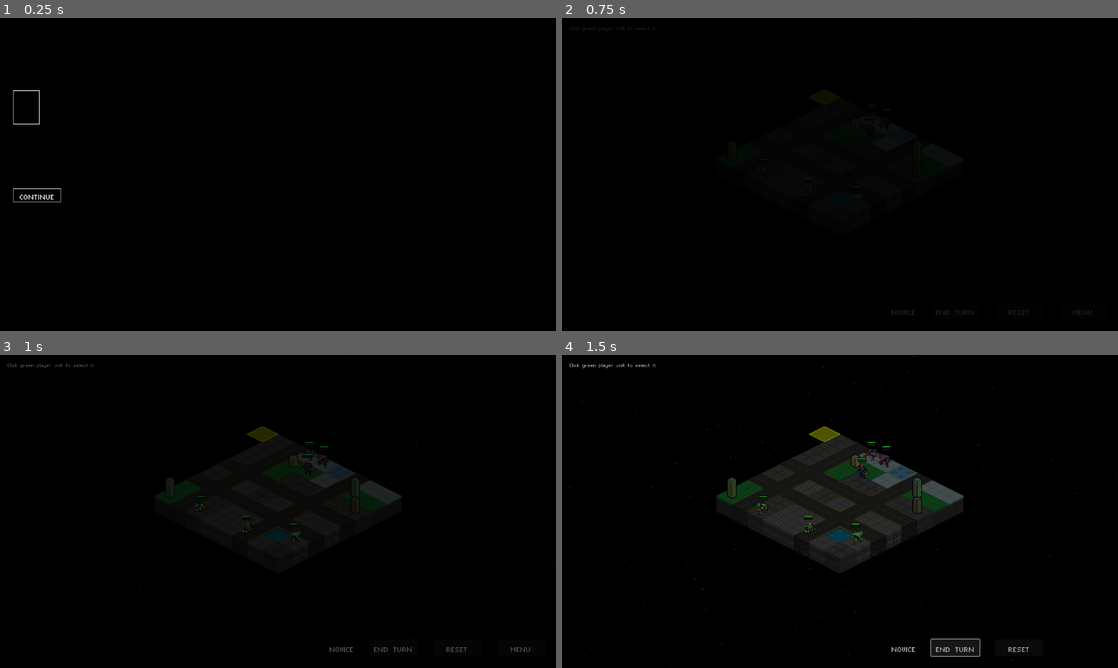
Above: before the commit, frames 1-4 (two rows, left to right).
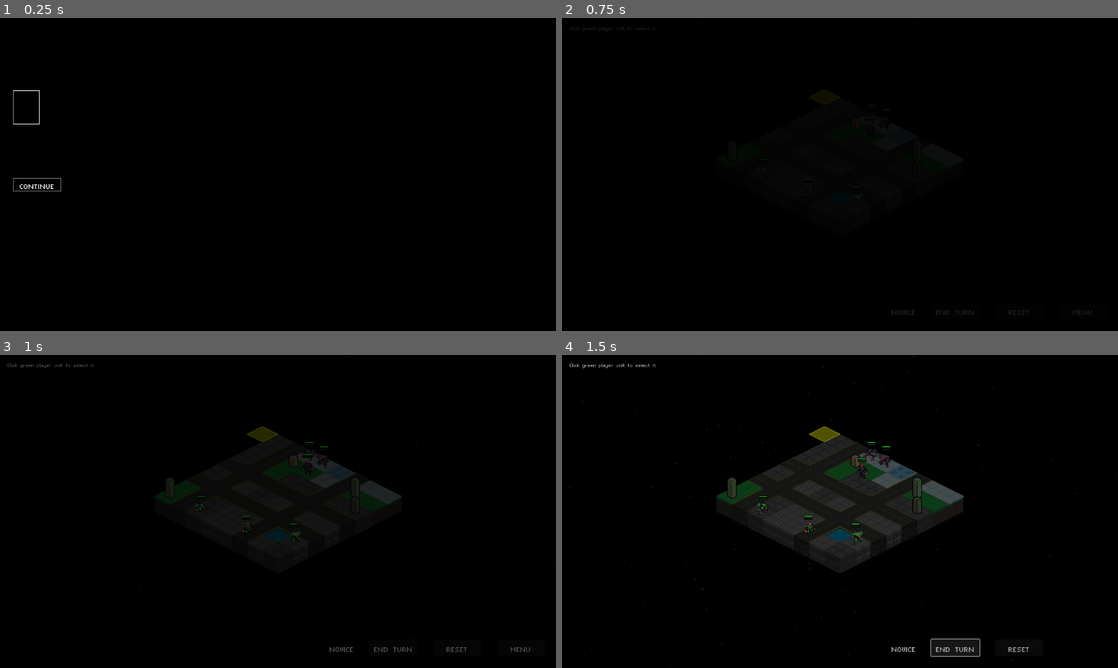
Above: after the commit, the same moments.

Repository: Tekknobot/Terrain
Game: Godot game, scene res://Prefabs/UpgradeWindow.tscn
Same seed, same stepped clock (60 frames per second), same inputs: the game is played once before the commit and once after it. This scene is started directly instead of the project's main scene. Sound files missing from this copy of the repository are replaced by a short silence.
Inputs:
- Up to frame 1 (0.25 s): no input
- Up to frame 2 (0.75 s): click "Continue" at 0.5 s
- Up to frame 3 (1 s): no input
- Up to frame 4 (1.5 s): click "END TURN" at 1.25 s

The runs differ from the first frame. In frame 1, 0.2% of the frame differs, in the area x 2-11%, y 51-59%; in frame 2, nothing differs; in frame 3, nothing differs; in frame 4, nothing differs.

Commit message:
Refactor.

Diff:
--- a/Prefabs/UpgradeWindow.tscn
+++ b/Prefabs/UpgradeWindow.tscn
@@ -76,9 +76,9 @@
 
 [node name="ContinueButton" type="Button" parent="Control"]
 custom_minimum_size = Vector2(100, 0)
-offset_top = 188.0
-offset_right = 74.0
-offset_bottom = 216.0
+offset_top = 166.0
+offset_right = 100.0
+offset_bottom = 194.0
 theme_override_fonts/font = ExtResource("1_gj83i")
 theme_override_font_sizes/font_size = 32
 theme_override_styles/hover = SubResource("StyleBoxFlat_nqpfk")
